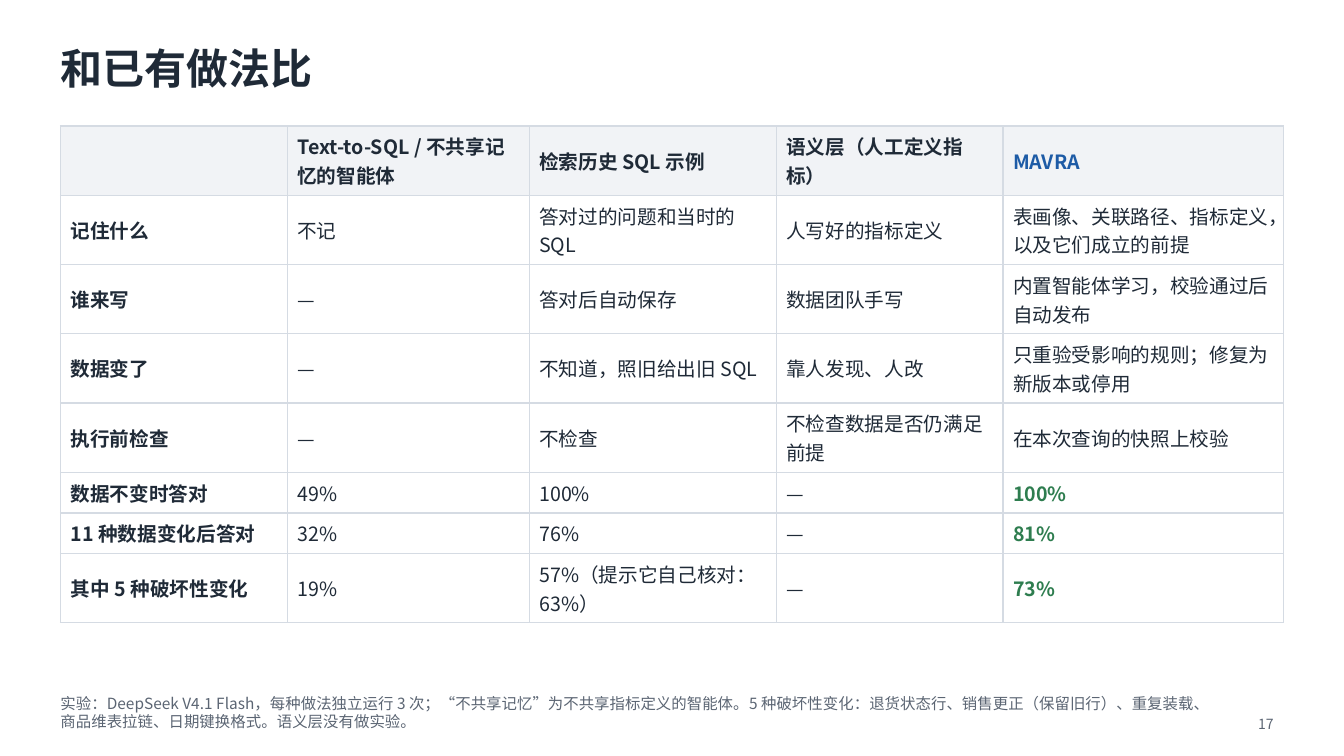
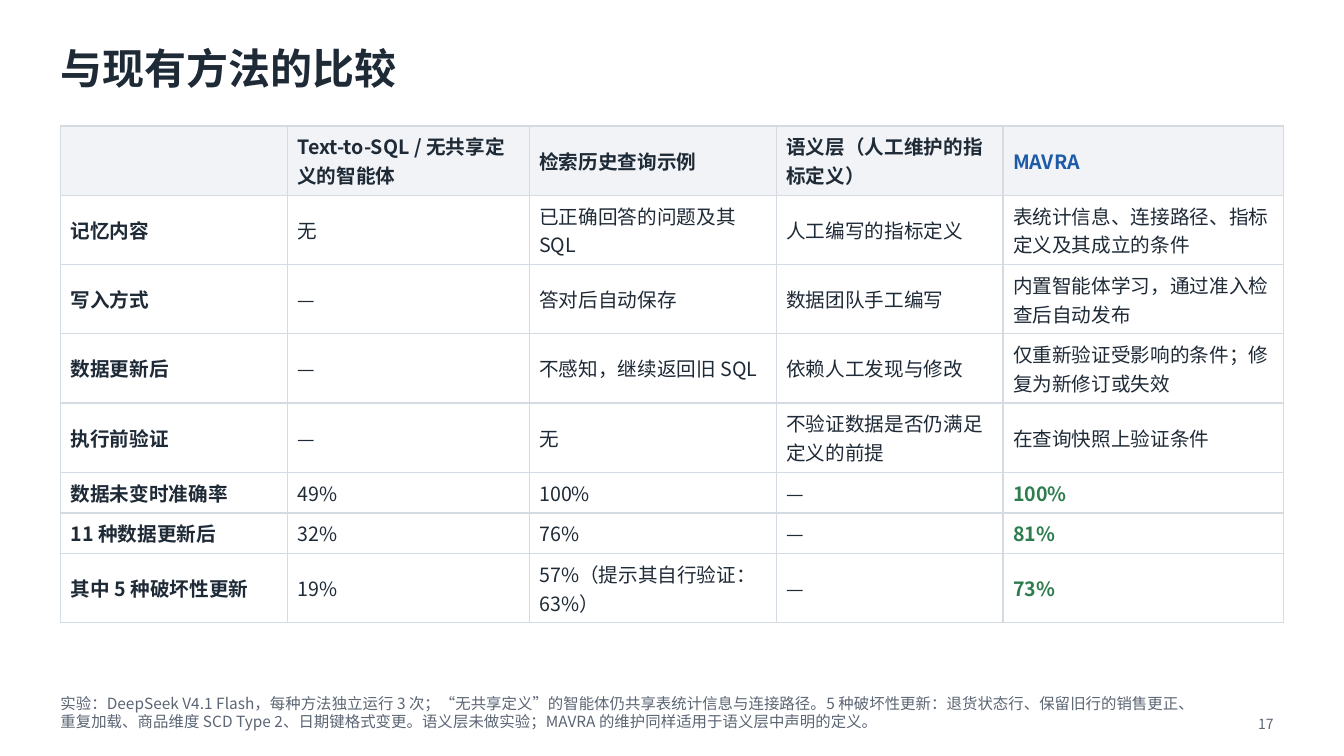
Before and after one commit to mmmttt000045/agent4db-adapter, a slide deck: slide 17 of docs/mavra-system.pptx. Drawn at 1344x756 pixels with LibreOffice and Linux fonts; fonts in the diff are those of the drawing. Boxes give left, top, right and bottom in pixels: in the first picture for what was removed or moved away, otherwise in the second. Text is boxed around its words. In the diff, an @@ line names an element or a change of style, - is before the commit and + after.

```diff
--- a/docs/mavra-system.pptx
+++ b/docs/mavra-system.pptx
@@ title at bbox=[60, 48, 396, 88]: text changed @@
-和已有做法比
+与现有方法的比较
@@ table at bbox=[60, 126, 1284, 617] @@
-row 1:  | Text-to-SQL / 不共享记忆的智能体 | 检索历史 SQL 示例 | 语义层（人工定义指标） | MAVRA
+row 1:  | Text-to-SQL / 无共享定义的智能体 | 检索历史查询示例 | 语义层（人工维护的指标定义） | MAVRA
-row 2: 记住什么 | 不记 | 答对过的问题和当时的 SQL | 人写好的指标定义 | 表画像、关联路径、指标定义，以及它们成立的前提
+row 2: 记忆内容 | 无 | 已正确回答的问题及其 SQL | 人工编写的指标定义 | 表统计信息、连接路径、指标定义及其成立的条件
-row 3: 谁来写 | — | 答对后自动保存 | 数据团队手写 | 内置智能体学习，校验通过后自动发布
+row 3: 写入方式 | — | 答对后自动保存 | 数据团队手工编写 | 内置智能体学习，通过准入检查后自动发布
-row 4: 数据变了 | — | 不知道，照旧给出旧 SQL | 靠人发现、人改 | 只重验受影响的规则；修复为新版本或停用
+row 4: 数据更新后 | — | 不感知，继续返回旧 SQL | 依赖人工发现与修改 | 仅重新验证受影响的条件；修复为新修订或失效
-row 5: 执行前检查 | — | 不检查 | 不检查数据是否仍满足前提 | 在本次查询的快照上校验
+row 5: 执行前验证 | — | 无 | 不验证数据是否仍满足定义的前提 | 在查询快照上验证条件
-row 6, column 1: 数据不变时答对
+row 6, column 1: 数据未变时准确率
-row 7, column 1: 11 种数据变化后答对
+row 7, column 1: 11 种数据更新后
-row 8, column 1: 其中 5 种破坏性变化
+row 8, column 1: 其中 5 种破坏性更新
-row 8, column 3: 57%（提示它自己核对：63%）
+row 8, column 3: 57%（提示其自行验证：63%）
@@ text at bbox=[60, 696, 1193, 731]: text changed @@
-实验：DeepSeek V4.1 Flash，每种做法独立运行 3 次；“不共享记忆”为不共享指标定义的智能体。5 种破坏性变化：退货状态行、销售更正（保留旧行）、重复装载、商品维表拉链、日期键换格式。语义层没有做实验。
+实验：DeepSeek V4.1 Flash，每种方法独立运行 3 次；“无共享定义”的智能体仍共享表统计信息与连接路径。5 种破坏性更新：退货状态行、保留旧行的销售更正、重复加载、商品维度 SCD Type 2、日期键格式变更。语义层未做实验；MAVRA 的维护同样适用于语义层中声明的定义。
```
Also in this commit, not shown: 17 other slides changed, 8 other files.
